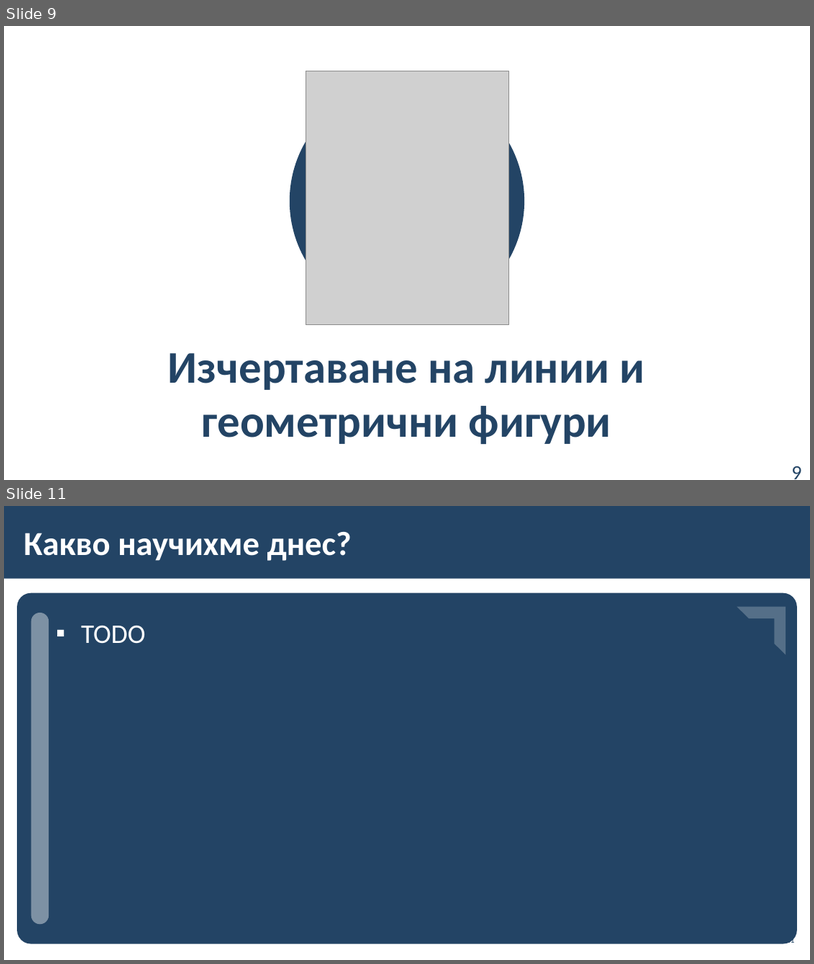
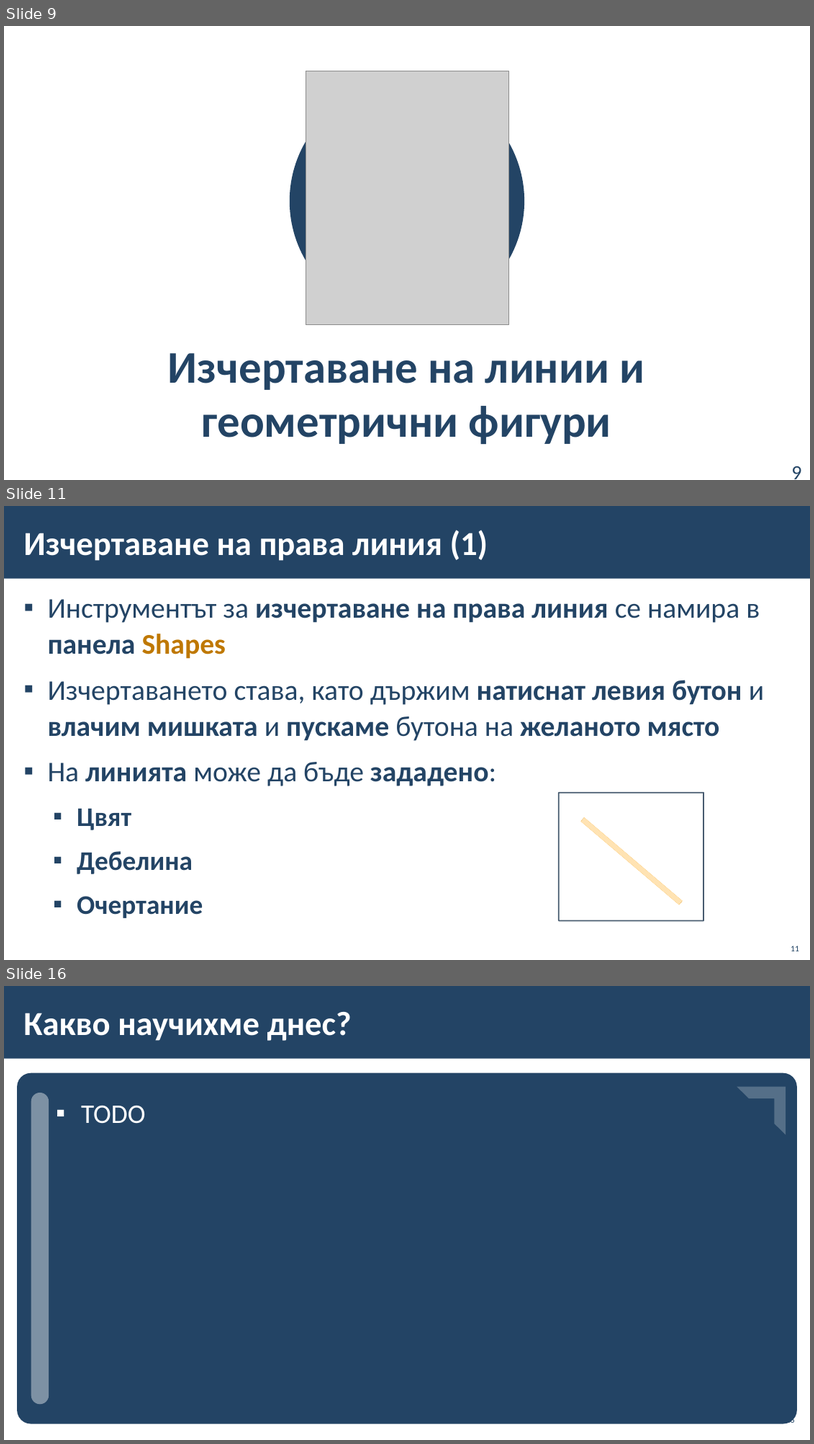
Before and after one commit to BG-IT-Edu/School-Programming, a slide deck: Courses/Computer-Modeling-and-IT/Computer-Modeling-and-IT-5-Class/13-Freehand-Drawing-and-Painting-Tools/13-Freehand-Drawing-and-Painting-Tools.pptx. Shown one above the other, each under a label of ours: slides 9 and 11 before the commit, slides 9, 11 and 16 after it; the slides between them are not shown. The pictures are 814x964 and 814x1444 pixels, drawn with LibreOffice and Linux fonts; fonts in the diff are those of the drawing; grey boxes stand for pictures; background and template pictures are left out. Boxes give left, top, right and bottom in pixels: in the first picture for what was removed or moved away, otherwise in the second. Text is boxed around its words. In the diff, an @@ line names an element or a change of style, - is before the commit and + after.

```diff
--- a/Courses/Computer-Modeling-and-IT/Computer-Modeling-and-IT-5-Class/13-Freehand-Drawing-and-Painting-Tools/13-Freehand-Drawing-and-Painting-Tools.pptx
+++ b/Courses/Computer-Modeling-and-IT/Computer-Modeling-and-IT-5-Class/13-Freehand-Drawing-and-Painting-Tools/13-Freehand-Drawing-and-Painting-Tools.pptx
@@ slide 11 added at box(4, 506, 810, 960), background #FFFFFF; not listed: 1 template element that a slide beside it also shows @@
@@ title added at box(23, 530, 489, 561), 40 pt, text #FFFFFF, bold @@
+Изчертаване на права линия (1)
@@ text added at box(48, 599, 764, 918), 34 pt, text #234465, bold @@
+▪ Инструментът за изчертаване на права линия се намира в панела Shapes
+▪ Изчертаването става, като държим натиснат левия бутон и влачим мишката и пускаме бутона на желаното място
+▪ На линията може да бъде зададено:
+  ▪ Цвят
+  ▪ Дебелина
+  ▪ Очертание
@@ rectangle added at box(559, 792, 705, 921), outline #1A334C 1.5 pt @@
@@ line added from (583, 819) to (681, 903), #214364 4.5 pt @@
@@ line added from (583, 819) to (681, 903), #F99C00 4.5 pt @@
@@ line added from (583, 819) to (681, 903), #F99C00 6 pt @@
@@ line added from (583, 819) to (681, 903), #C27A00 6 pt @@
@@ page number added at box(791, 945, 800, 951), 10 pt, text #234465 @@
+11
@@ what was slide 11 is now slide 16 @@
```
Also in this commit, not shown: 2 slides changed, 4 other slides added.
